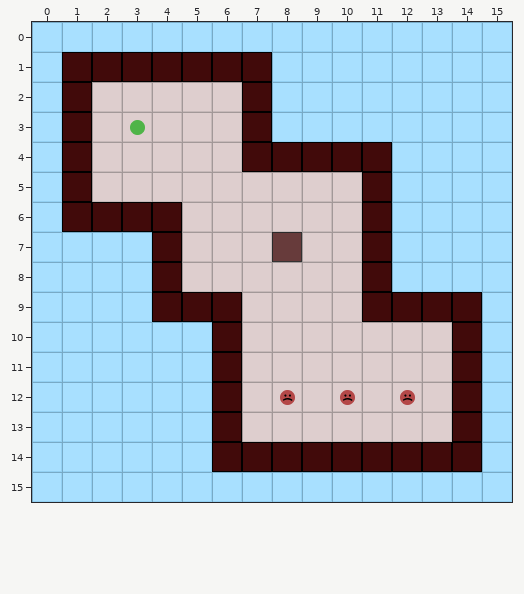
Tiled map: 2019/level-generation/tilemap.tmx. Above is the file before it was changed.
Cells are 30x30 px. Shown: x 0..15, y 0..15.
After:
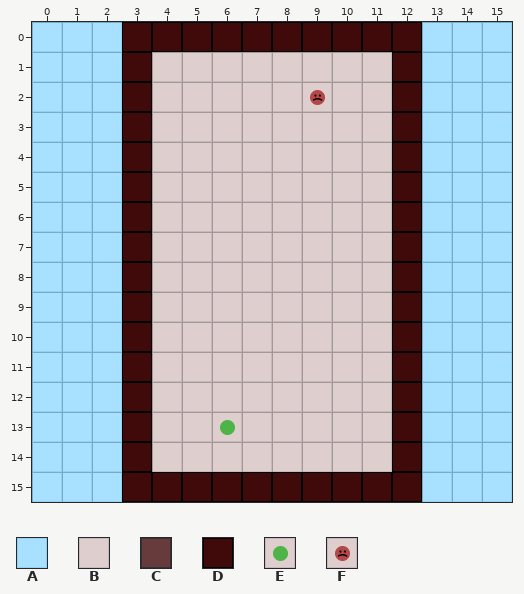
Key: from "tileeditor": A 0, B 1, C 2, D 3, E 4, F 5.
_ is an empty cell.
Changes in this commit:
{"where": "layer \"Level 1\""}
{"y":0,"x":3,"old":"AAAAAAAAAA","new":"DDDDDDDDDD"}
{"y":1,"x":1,"old":"DD","new":"AA"}
{"y":1,"x":4,"old":"DDDDAAAAA","new":"BBBBBBBBD"}
{"y":2,"x":1,"old":"DBB","new":"AAD"}
{"y":2,"x":7,"old":"DAAAAA","new":"BBFBBD"}
{"y":3,"x":1,"old":"DBE","new":"AAD"}
{"y":3,"x":7,"old":"DAAAAA","new":"BBBBBD"}
{"y":4,"x":1,"old":"DBB","new":"AAD"}
{"y":4,"x":7,"old":"DDDDDA","new":"BBBBBD"}
{"y":5,"x":1,"old":"DBB","new":"AAD"}
{"y":5,"x":11,"old":"DA","new":"BD"}
{"y":6,"x":1,"old":"DD","new":"AA"}
{"y":6,"x":4,"old":"D","new":"B"}
{"y":6,"x":11,"old":"DA","new":"BD"}
{"y":7,"x":3,"old":"AD","new":"DB"}
{"y":7,"x":8,"old":"C","new":"B"}
{"y":7,"x":11,"old":"DA","new":"BD"}
{"y":8,"x":3,"old":"AD","new":"DB"}
{"y":8,"x":11,"old":"DA","new":"BD"}
{"y":9,"x":3,"old":"ADDD","new":"DBBB"}
{"y":9,"x":11,"old":"D","new":"B"}
{"y":9,"x":13,"old":"DD","new":"AA"}
{"y":10,"x":3,"old":"AAAD","new":"DBBB"}
{"y":10,"x":12,"old":"BBD","new":"DAA"}
{"y":11,"x":3,"old":"AAAD","new":"DBBB"}
{"y":11,"x":12,"old":"BBD","new":"DAA"}
{"y":12,"x":3,"old":"AAAD","new":"DBBB"}
{"y":12,"x":8,"old":"F","new":"B"}
{"y":12,"x":10,"old":"F","new":"B"}
{"y":12,"x":12,"old":"FBD","new":"DAA"}
{"y":13,"x":3,"old":"AAAD","new":"DBBE"}
{"y":13,"x":12,"old":"BBD","new":"DAA"}
{"y":14,"x":3,"old":"AAADDDDDD","new":"DBBBBBBBB"}
{"y":14,"x":13,"old":"DD","new":"AA"}
{"y":15,"x":3,"old":"AAAAAAAAAA","new":"DDDDDDDDDD"}
{"label":"changed","picture_box":[62,22,482,502]}
